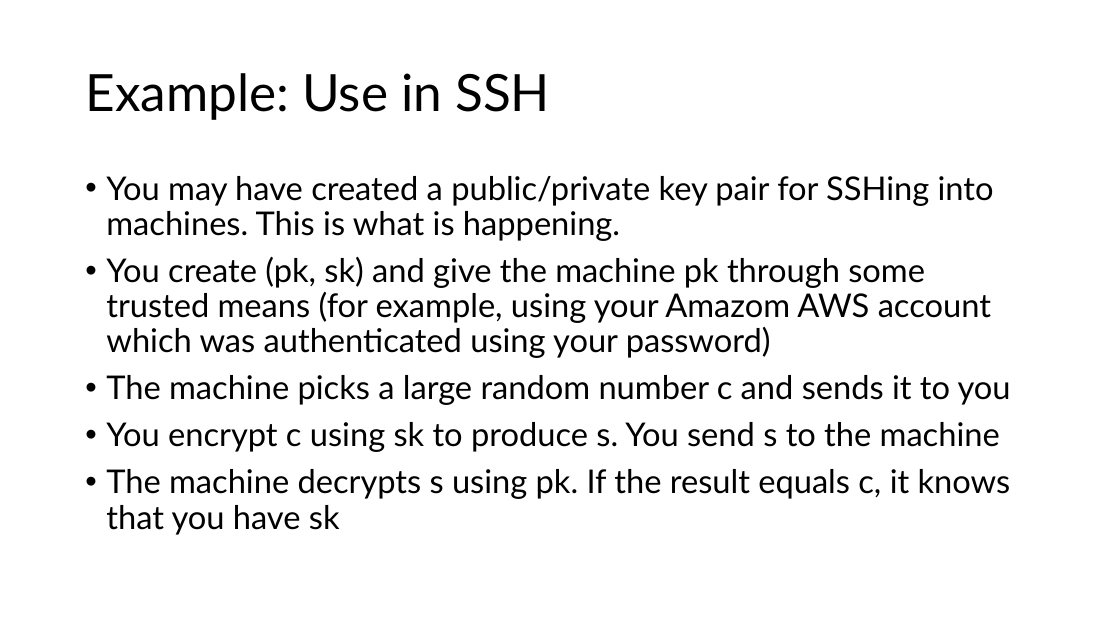
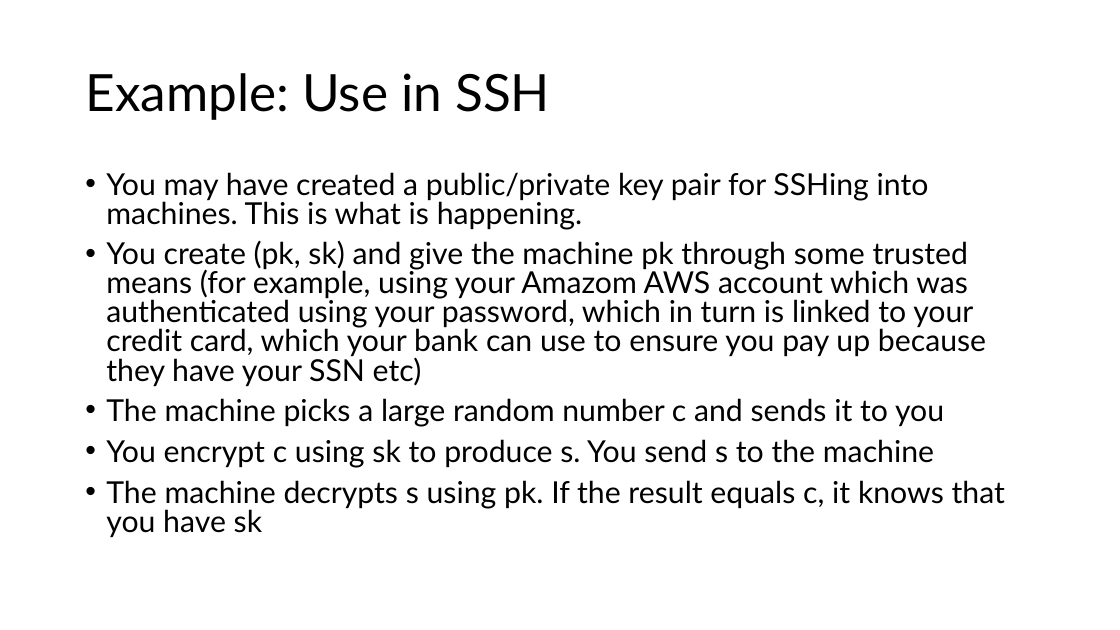
Before and after one commit to venkatarun95/mit_page, a slide deck: slide 6 of f25/assets/slides/lec20-security-crypto-2.pptx. Drawn at 1120x630 pixels with LibreOffice and Linux fonts; fonts in the diff are those of the drawing. Boxes give left, top, right and bottom in pixels: in the first picture for what was removed or moved away, otherwise in the second. Text is boxed around its words. In the diff, an @@ line names an element or a change of style, - is before the commit and + after.

```diff
--- a/f25/assets/slides/lec20-security-crypto-2.pptx
+++ b/f25/assets/slides/lec20-security-crypto-2.pptx
@@ text at [106,172,1005,537]: size 28 to 25.9 pt in "You may have created a public/private key ...", "The machine picks a large random number ...", "You encrypt c using sk to produce ...", "The machine decrypts s using pk. If ..."; line spacing 0.9 to 0.8 @@
@@ text at [106,240,986,386]: text changed; size 28 to 25.9 pt @@
-• You create (pk, sk) and give the machine pk through some trusted means (for example, using your Amazom AWS account which was authenticated using your password)
+• You create (pk, sk) and give the machine pk through some trusted means (for example, using your Amazom AWS account which was authenticated using your password, which in turn is linked to your credit card, which your bank can use to ensure you pay up because they have your SSN etc)
```
Also in this commit, not shown: 4 other slides changed.
